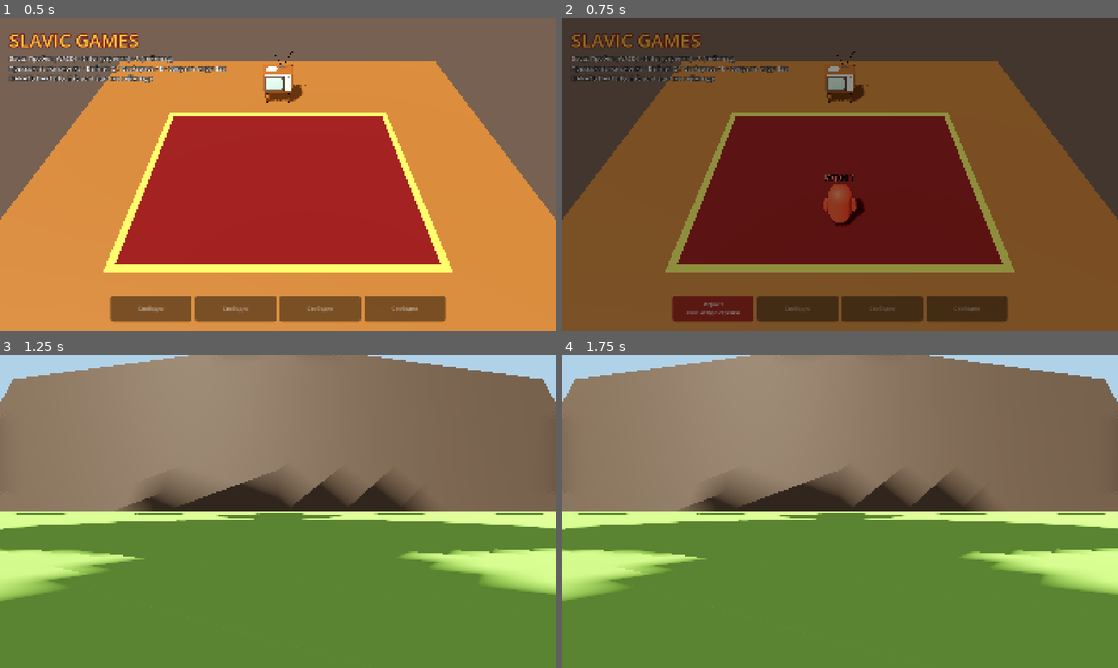
Above: before the commit, frames 1-4 (two rows, left to right).
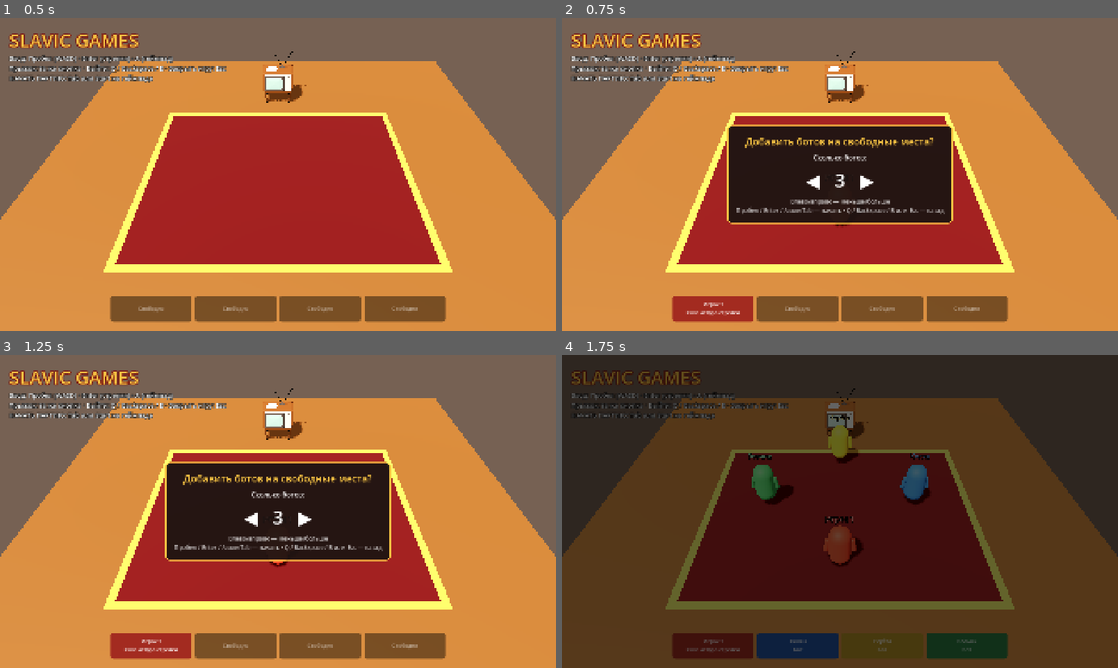
Above: after the commit, the same moments.

Repository: Gabrie1code/slavic-games
Game: Godot game, scene res://scenes/lobby/local_lobby.tscn
Same seed, same stepped clock (60 frames per second), same inputs: the game is played once before the commit and once after it.
Inputs:
- Up to frame 1 (0.5 s): no input
- Up to frame 2 (0.75 s): tap Enter at 0.5 s; hold D from 0.53 s (still down); tap Tab at 0.6 s
- Up to frame 3 (1.25 s): keep holding D; tap Space at 0.77 s; tap E at 0.8 s
- Up to frame 4 (1.75 s): release D at 1.28 s; hold S from 1.28 s (still down); tap E at 1.35 s; tap Space at 1.52 s; tap Tab at 1.55 s

Frame 1 is identical in both runs. In frame 2, 100% of the frame differs, in the area x 0-100%, y 0-100%; in frame 3, 85%; in frame 4, 100%.
Error before the commit: Invalid access to property or key 'space_index' on a base object of type 'Nil'. (res://scenes/board/board_game.gd:53)

Commit message:
Боты: окно «Добавить ботов?» в лобби, боты на доске и в мини-играх
- BotInput: «виртуальный геймпад» бота, читается как ввод живого игрока
- Лобби: при старте выбор числа ботов (0..свободных мест), боты убираются при возврате
- Доска: бот бросает кубик, выбирает путь на развилке, покупает дефицит
- Колбаса: случайная реакция 0.28–0.65 сек и шанс фальстарта
- Биты: идёт к врагу или бусту, держится подальше от края, крутится рядом с врагом

Co-Authored-By: Claude Opus 5.5 <noreply@anthropic.com>
Claude-Session: https://claude.ai/code/session_01D8uwbRJurrt4bqrYm2joHC

Diff:
--- a/autoload/player_manager.gd
+++ b/autoload/player_manager.gd
@@ -20,6 +20,9 @@
 	Color("1fb5b5"), # бирюзовый
 	Color("e86aa8"), # розовый
 ]
+
+## Имена ботов.
+const BOT_NAMES: Array[String] = ["Колян", "Серёга", "Вовчик", "Лёха"]
 
 var players: Array[PlayerData] = []
 var _next_id := 1
@@ -55,11 +58,44 @@
 	return p
 
 
+## Добавляет бота в свободный слот. Возвращает null, если мест нет.
+func add_bot() -> PlayerData:
+	if not can_join():
+		return null
+	var p := PlayerData.new()
+	p.id = _next_id
+	_next_id += 1
+	p.slot = _free_slot()
+	p.color = SLOT_COLORS[p.slot]
+	p.device_kind = PlayerData.DeviceKind.BOT
+	p.input = BotInput.new()
+	var taken: Array[String] = []
+	for other in players:
+		taken.append(other.display_name)
+	for bot_name in BOT_NAMES:
+		if not taken.has(bot_name):
+			p.display_name = bot_name
+			break
+	players.append(p)
+	player_joined.emit(p)
+	return p
+
+
+func free_slots() -> int:
+	return MAX_PLAYERS - players.size()
+
+
+func remove_bots() -> void:
+	for p in players.duplicate():
+		if p.is_bot():
+			remove_player(p)
+
+
 func remove_player(p: PlayerData) -> void:
 	if not players.has(p):
 		return
 	players.erase(p)
-	if p.is_local():
+	if p.is_local() and not p.is_bot():
 		InputSetup.unregister_slot(p.slot)
 	player_left.emit(p)
 
--- a/scenes/board/board_game.gd
+++ b/scenes/board/board_game.gd
@@ -117,7 +117,11 @@
 	_highlight_score(p)
 
 	# Кубик: числа крутятся, игрок жмёт — останавливается.
-	_set_message("Ходит %s. Жми «%s», чтобы бросить кубик!" % [p.display_name, _confirm_hint(p)])
+	if p.is_bot():
+		_set_message("Ходит %s (бот)..." % p.display_name)
+		_bot_press_later(p, "confirm", randf_range(0.8, 1.4))
+	else:
+		_set_message("Ходит %s. Жми «%s», чтобы бросить кубик!" % [p.display_name, _confirm_hint(p)])
 	_dice_label.visible = true
 	var roll := 1
 	var spin := 0.0
@@ -162,6 +166,11 @@
 	var selected := 0
 	_set_message("Развилка! Выбери путь: влево/вправо, «%s» — идти" % _confirm_hint(p))
 	options[selected].set_highlight(true)
+	if p.is_bot():
+		# Бот иногда рискует и идёт срезкой.
+		if randf() < 0.5:
+			_bot_press_later(p, "move_right", 0.6)
+		_bot_press_later(p, "confirm", 1.3)
 	await get_tree().process_frame
 	while not p.input.is_just_pressed("confirm"):
 		var dir := 0
@@ -187,6 +196,7 @@
 
 	_set_message("Купить ДЕФИЦИТ за %d ₽?  «%s» — да,  «%s» — нет" % [
 		MatchState.DEFICIT_PRICE, _confirm_hint(p), _cancel_hint(p)])
+	_bot_press_later(p, "confirm", 0.9) # бот всегда покупает
 	await get_tree().process_frame
 	while true:
 		if p.input.is_just_pressed("confirm"):
@@ -236,6 +246,15 @@
 	await tween.finished
 
 
+## Бот «нажимает» кнопку через delay секунд — так же, как живой игрок.
+## Для людей ничего не делает.
+func _bot_press_later(p: PlayerData, action: String, delay: float) -> void:
+	if not p.is_bot():
+		return
+	await get_tree().create_timer(delay).timeout
+	p.bot_input().press(action)
+
+
 func _random_kiosk_space(exclude: int) -> int:
 	var candidates: Array[int] = []
 	for s in _spaces:
@@ -248,6 +267,8 @@
 
 func _confirm_hint(p: PlayerData) -> String:
 	match p.device_kind:
+		PlayerData.DeviceKind.BOT:
+			return "—"
 		PlayerData.DeviceKind.KEYBOARD_WASD:
 			return "Пробел"
 		PlayerData.DeviceKind.KEYBOARD_ARROWS:
--- a/scenes/lobby/local_lobby.gd
+++ b/scenes/lobby/local_lobby.gd
@@ -4,6 +4,7 @@
 ## Вход:  Пробел/E — левая клавиатура, Enter — правая клавиатура, A — геймпад.
 ## Выход: Q, Backspace/Shift или B на геймпаде.
 ## Начать партию: Tab или Start на геймпаде.
+## Если есть свободные места — сначала спросим, сколько добавить ботов.
 
 const CHARACTER_SCENE := preload("res://scenes/characters/test_character.tscn")
 const SPAWN_RADIUS := 3.0
@@ -11,6 +12,11 @@
 
 var _characters: Dictionary = {} # PlayerData.id -> персонаж
 var _slot_panels: Array[PanelContainer] = []
+
+## Окно «Добавить ботов?»
+var _bot_dialog: PanelContainer
+var _bot_count_label: Label
+var _bot_count := 0
 
 @onready var _players_root: Node3D = $Players
 @onready var _camera: Camera3D = $Camera3D
@@ -23,6 +29,8 @@
 	_sun.rotation_degrees = Vector3(-55, -35, 0)
 	_build_ui()
 
+	# Боты прошлой партии в лобби не нужны: при старте спросим заново.
+	PlayerManager.remove_bots()
 	PlayerManager.player_joined.connect(_on_player_joined)
 	PlayerManager.player_left.connect(_on_player_left)
 	# Игроки, которые уже вошли раньше (например, вернулись в лобби).
@@ -38,33 +46,102 @@
 	if event is InputEventKey:
 		var key := event as InputEventKey
 		if key.physical_keycode == KEY_ESCAPE:
-			get_tree().quit()
+			if _bot_dialog.visible:
+				_close_bot_dialog()
+			else:
+				get_tree().quit()
 			return
 		if key.physical_keycode == KEY_TAB:
 			_start_match()
+			return
+		if _bot_dialog.visible:
 			return
 		var scheme := InputSetup.keyboard_join_scheme(key.physical_keycode)
 		if scheme != -1:
 			PlayerManager.add_local_player(scheme as PlayerData.DeviceKind)
 	elif event is InputEventJoypadButton:
 		var button := event as InputEventJoypadButton
+		if _bot_dialog.visible and button.button_index != JOY_BUTTON_START:
+			return
 		if button.button_index == JOY_BUTTON_A:
 			PlayerManager.add_local_player(PlayerData.DeviceKind.JOYPAD, button.device)
 		elif button.button_index == JOY_BUTTON_START:
 			_start_match()
 
 
+## Tab / Start: если есть свободные места — спросить про ботов, иначе сразу старт.
 func _start_match() -> void:
 	if PlayerManager.players.is_empty():
 		return
+	if _bot_dialog.visible:
+		_confirm_bots()
+	elif PlayerManager.free_slots() > 0:
+		_open_bot_dialog()
+	else:
+		_launch()
+
+
+func _launch() -> void:
 	MatchState.start_new_match(ROUNDS)
 	SceneManager.change_scene(MatchState.SCENE_BOARD)
 
 
 func _process(_delta: float) -> void:
+	if _bot_dialog.visible:
+		_process_bot_dialog()
+		return
 	for p in PlayerManager.players.duplicate():
 		if p.input and p.input.is_just_pressed("cancel"):
 			PlayerManager.remove_player(p)
+
+
+# ---------------- Окно ботов ----------------
+
+func _open_bot_dialog() -> void:
+	_bot_count = PlayerManager.free_slots()
+	_update_bot_dialog()
+	_bot_dialog.visible = true
+	_set_characters_input(false)
+
+
+func _close_bot_dialog() -> void:
+	_bot_dialog.visible = false
+	_set_characters_input(true)
+
+
+func _confirm_bots() -> void:
+	_bot_dialog.visible = false
+	for i in _bot_count:
+		PlayerManager.add_bot()
+	_launch()
+
+
+## Управлять окном может любой живой игрок своими кнопками.
+func _process_bot_dialog() -> void:
+	for p in PlayerManager.players:
+		if p.input == null or p.is_bot():
+			continue
+		if p.input.is_just_pressed("move_left") or p.input.is_just_pressed("move_down"):
+			_bot_count = maxi(0, _bot_count - 1)
+			_update_bot_dialog()
+		elif p.input.is_just_pressed("move_right") or p.input.is_just_pressed("move_up"):
+			_bot_count = mini(PlayerManager.free_slots(), _bot_count + 1)
+			_update_bot_dialog()
+		elif p.input.is_just_pressed("confirm"):
+			_confirm_bots()
+			return
+		elif p.input.is_just_pressed("cancel"):
+			_close_bot_dialog()
+			return
+
+
+func _update_bot_dialog() -> void:
+	_bot_count_label.text = "◀   %d   ▶" % _bot_count
+
+
+func _set_characters_input(enabled: bool) -> void:
+	for character: PlayerCharacter in _characters.values():
+		character.input_enabled = enabled
 
 
 func _on_player_joined(p: PlayerData) -> void:
@@ -119,6 +196,8 @@
 	spacer.size_flags_vertical = Control.SIZE_EXPAND_FILL
 	spacer.mouse_filter = Control.MOUSE_FILTER_IGNORE
 	column.add_child(spacer)
+
+	_build_bot_dialog()
 
 	var slots := HBoxContainer.new()
 	slots.add_theme_constant_override("separation", 12)
@@ -152,3 +231,46 @@
 			label.text = "Свободно"
 			label.add_theme_color_override("font_color", Color(1, 1, 1, 0.5))
 		panel.add_theme_stylebox_override("panel", style)
+
+
+func _build_bot_dialog() -> void:
+	_bot_dialog = PanelContainer.new()
+	_bot_dialog.visible = false
+	_bot_dialog.set_anchors_preset(Control.PRESET_CENTER)
+	_bot_dialog.grow_horizontal = Control.GROW_DIRECTION_BOTH
+	_bot_dialog.grow_vertical = Control.GROW_DIRECTION_BOTH
+	var style := StyleBoxFlat.new()
+	style.bg_color = Color(0.12, 0.08, 0.07, 0.95)
+	style.border_color = Color("f6c343")
+	style.set_border_width_all(4)
+	style.set_corner_radius_all(16)
+	style.set_content_margin_all(32)
+	_bot_dialog.add_theme_stylebox_override("panel", style)
+	_ui.add_child(_bot_dialog)
+
+	var column := VBoxContainer.new()
+	column.add_theme_constant_override("separation", 16)
+	_bot_dialog.add_child(column)
+	for line in [
+		["Добавить ботов на свободные места?", 34, Color("f6c343")],
+		["Сколько ботов:", 24, Color.WHITE],
+	]:
+		var label := Label.new()
+		label.text = line[0]
+		label.horizontal_alignment = HORIZONTAL_ALIGNMENT_CENTER
+		label.add_theme_font_size_override("font_size", line[1])
+		label.add_theme_color_override("font_color", line[2])
+		column.add_child(label)
+
+	_bot_count_label = Label.new()
+	_bot_count_label.horizontal_alignment = HORIZONTAL_ALIGNMENT_CENTER
+	_bot_count_label.add_theme_font_size_override("font_size", 64)
+	column.add_child(_bot_count_label)
+
+	var hint := Label.new()
+	hint.text = ("Влево/вправо — меньше/больше\n"
+		+ "Пробел / Enter / A или Tab — начать · Q / Backspace / B или Esc — назад")
+	hint.horizontal_alignment = HORIZONTAL_ALIGNMENT_CENTER
+	hint.add_theme_font_size_override("font_size", 20)
+	hint.modulate.a = 0.75
+	column.add_child(hint)
--- a/scenes/minigames/bat_battle/bat_battle.gd
+++ b/scenes/minigames/bat_battle/bat_battle.gd
@@ -43,6 +43,8 @@
 const BOOST_INTERVAL := 7.0
 const MAX_BOOSTS := 2
 const PICKUP_RADIUS := 1.1
+## Боты: шанс ударить в каждом физическом кадре, когда враг рядом (~0.2 сек реакции).
+const BOT_ATTACK_CHANCE := 0.08
 
 
 ## Состояние одного бойца.
@@ -157,6 +159,8 @@
 			f.has_super_bat = false
 			f.character.hold_item(BAT_SCENE.instantiate())
 
+		if f.player.is_bot():
+			_bot_think(f)
 		if f.player.input and f.player.input.is_just_pressed("confirm") and f.cooldown == 0.0:
 			_spin(f)
 
@@ -202,6 +206,45 @@
 			_eliminate(other, "выбит")
 
 
+## Мозги бота: идти к ближайшему врагу (или к бусту, если он ближе),
+## не подходить к краю крыши и крутиться, когда враг в зоне удара.
+func _bot_think(f: Fighter) -> void:
+	var bot := f.player.bot_input()
+	var pos := f.character.global_position
+	var target := Vector3.ZERO
+	var enemy_dist := INF
+	for other in _fighters:
+		if other == f or not other.alive:
+			continue
+		var d := pos.distance_to(other.character.global_position)
+		if d < enemy_dist:
+			enemy_dist = d
+			target = other.character.global_position
+	var chasing_enemy := enemy_dist < INF
+	var boost_dist := INF
+	for boost in _boosts:
+		var d := pos.distance_to(boost.global_position)
+		if d < enemy_dist * 0.8 and d < boost_dist:
+			boost_dist = d
+			target = boost.global_position
+			chasing_enemy = false
+
+	var to_target := Vector2(target.x - pos.x, target.z - pos.z)
+	var move := to_target.normalized() if to_target.length() > 0.2 else Vector2.ZERO
+	# Вплотную к врагу не лезем: стоим на дистанции удара.
+	if chasing_enemy and enemy_dist < HIT_RADIUS * 0.6:
+		move *= 0.2
+	# Близко к краю — тянем к центру крыши.
+	var edge := Vector2(pos.x / ROOF_HALF.x, pos.z / ROOF_HALF.y)
+	if absf(edge.x) > 0.75 or absf(edge.y) > 0.75:
+		move += Vector2(-pos.x, -pos.z).normalized() * 1.2
+	bot.move = move.limit_length(1.0)
+
+	var reach := SUPER_RADIUS if f.has_super_bat else HIT_RADIUS
+	if enemy_dist < reach * 0.9 and f.cooldown == 0.0 and randf() < BOT_ATTACK_CHANCE:
+		bot.press("confirm")
+
+
 func _eliminate(f: Fighter, reason: String) -> void:
 	if not f.alive:
 		return
@@ -210,6 +253,8 @@
 	_update_hp(f)
 	_out_order.append(f.player)
 	f.character.input_enabled = false
+	if f.player.is_bot():
+		f.player.bot_input().move = Vector2.ZERO
 	f.hp_label.text = "ВЫБЫЛ"
 	_message_label.text = "%s %s!" % [f.player.display_name, reason]
 	# Выбитого (не упавшего) уносит с крыши.
--- a/scenes/minigames/sausage_queue/sausage_queue.gd
+++ b/scenes/minigames/sausage_queue/sausage_queue.gd
@@ -13,6 +13,9 @@
 const GO_TIMEOUT := 2.5
 const PLAYER_SPACING := 1.5
 const PLAYERS_Z := 0.4
+## Боты: время реакции (сек) и шанс фальстарта.
+const BOT_REACTION := Vector2(0.28, 0.65)
+const BOT_FALSE_START_CHANCE := 0.12
 
 var _phase := Phase.INTRO
 var _go_time_ms := 0
@@ -79,12 +82,19 @@
 
 	_phase = Phase.WAIT
 	_say("Ждём завоза...")
-	await get_tree().create_timer(randf_range(1.5, 4.0)).timeout
+	var wait := randf_range(1.5, 4.0)
+	for p in MatchState.turn_order():
+		if p.is_bot() and randf() < BOT_FALSE_START_CHANCE:
+			_bot_press_later(p, randf_range(0.3, wait - 0.1))
+	await get_tree().create_timer(wait).timeout
 
 	_phase = Phase.GO
 	_go_time_ms = Time.get_ticks_msec()
 	_say("КОЛБАСА!", Color("ffe14d"), 200)
 	_seller.raise_hand(true, 0.1)
+	for p in MatchState.turn_order():
+		if p.is_bot():
+			_bot_press_later(p, randf_range(BOT_REACTION.x, BOT_REACTION.y))
 
 	var waited := 0.0
 	var total := MatchState.turn_order().size()
@@ -117,6 +127,13 @@
 
 	await get_tree().create_timer(3.0).timeout
 	MatchState.finish_minigame(places)
+
+
+## Бот нажимает кнопку через delay секунд (если ещё не нажимал).
+func _bot_press_later(p: PlayerData, delay: float) -> void:
+	await get_tree().create_timer(delay).timeout
+	if _phase in [Phase.WAIT, Phase.GO] and not _pressed.has(p) and not _false_starts.has(p):
+		p.bot_input().press("confirm")
 
 
 func _lower_hand_later(character: PlayerCharacter) -> void:
--- /dev/null
+++ b/scripts/core/bot_input.gd
@@ -0,0 +1,45 @@
+class_name BotInput
+extends PlayerInput
+## «Виртуальный геймпад» бота.
+##
+## Мозги бота (в каждой мини-игре свои) двигают стик и нажимают кнопки,
+## а игровой код читает их точно так же, как ввод живого игрока.
+## Нажатие видно игровому коду в следующем кадре (и в обычном, и в физическом).
+
+## Положение «стика»: как у get_move() живого игрока.
+var move := Vector2.ZERO
+
+var _held: Dictionary = {} # действие -> зажато ли
+var _pressed_frame: Dictionary = {} # действие -> номер кадра нажатия
+var _pressed_physics_frame: Dictionary = {} # действие -> номер физического кадра
+
+
+func _init() -> void:
+	super(-1)
+
+
+func get_move() -> Vector2:
+	return move.limit_length(1.0)
+
+
+func is_pressed(action: String) -> bool:
+	return _held.get(action, false) or is_just_pressed(action)
+
+
+func is_just_pressed(action: String) -> bool:
+	if Engine.is_in_physics_frame():
+		return _pressed_physics_frame.get(action, -10) == Engine.get_physics_frames() - 1
+	return _pressed_frame.get(action, -10) == Engine.get_process_frames() - 1
+
+
+## Короткое нажатие кнопки.
+func press(action: String) -> void:
+	_pressed_frame[action] = Engine.get_process_frames()
+	_pressed_physics_frame[action] = Engine.get_physics_frames()
+
+
+## Зажать или отпустить кнопку (например, для удержания в «Морожке»).
+func hold(action: String, on: bool) -> void:
+	if on and not _held.get(action, false):
+		press(action)
+	_held[action] = on
--- a/scripts/core/player_data.gd
+++ b/scripts/core/player_data.gd
@@ -11,6 +11,7 @@
 	KEYBOARD_ARROWS, ## Правая половина клавиатуры: стрелки + Enter
 	JOYPAD,          ## Геймпад (номер в joypad_id)
 	REMOTE,          ## Игрок по сети (появится на этапе онлайна)
+	BOT,             ## Бот (управляется компьютером на этом ПК)
 }
 
 ## Уникальный id игрока в рамках матча.
@@ -34,6 +35,15 @@
 	return device_kind != DeviceKind.REMOTE
 
 
+func is_bot() -> bool:
+	return device_kind == DeviceKind.BOT
+
+
+## Управление бота (его «виртуальный геймпад»). У людей = null.
+func bot_input() -> BotInput:
+	return input as BotInput if is_bot() else null
+
+
 func device_label() -> String:
 	match device_kind:
 		DeviceKind.KEYBOARD_WASD:
@@ -42,5 +52,7 @@
 			return "Клавиатура стрелки"
 		DeviceKind.JOYPAD:
 			return "Геймпад %d" % (joypad_id + 1)
+		DeviceKind.BOT:
+			return "Бот"
 		_:
 			return "Сеть"
Not shown, changed: CLAUDE.md
Not shown, changed: docs/ROADMAP.md
